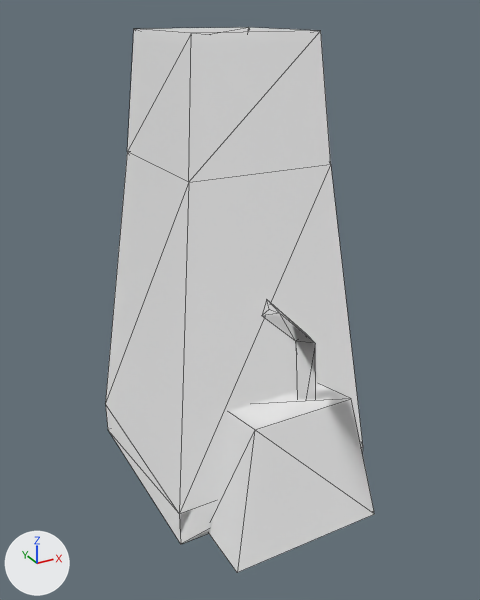
One commit to the glTF model game/assets/objects/d_mediumwall_dam.glb: the scene before it, then after it.
Camera for both pictures: a camera (50 mm lens) standing at (-7.5, -5.85, 11.97) and looking at (-0.1, 7.6, 5.24). Lighting does not change. The marker at lower left points along +X, +Y and +Z. The first picture is the older version. Mesh edges are drawn as thin lines.

In view in the first picture: 'DavionMediumWall_damaged'.
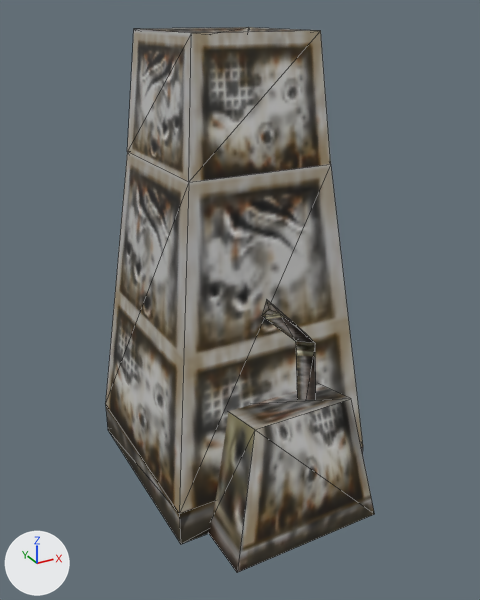
What differs and where, as boxes (x1, y1, x2, y2) in the pictures (480 x 600 px):
```json
{"object": "DavionMediumWall_damaged", "change": "recoloured", "before": [105, 27, 375, 573], "after": [105, 27, 375, 573], "on screen": "darker"}
```

The change, as JSON lines over the scene's bpy script:
```json
{"op": "add", "block": "img_image_0", "code": ["img_image_0 = load_image('Image_0', '_unpacked/Image_0', 128, 128, 'sRGB')"]}
{"op": "add", "block": "mat_mech", "code": ["mat_mech = principled_material('mech')", "mat_mech.texture = img_image_0", "mat_mech.metallic = 0.3", "mat_mech.roughness = 0.6"]}
{"block": "me_davionmediumwall_damaged", "where": "me_davionmediumwall_damaged.from_pydata(...)  # 38 vertices, 57 faces; spans x -2.74..2.74, y 4.31..11.3, z 0.0..11.52"}
{"op": "add", "block": "me_davionmediumwall_damaged", "code": "me_davionmediumwall_damaged.materials.append(mat_mech)  # picture img_image_0"}
```
